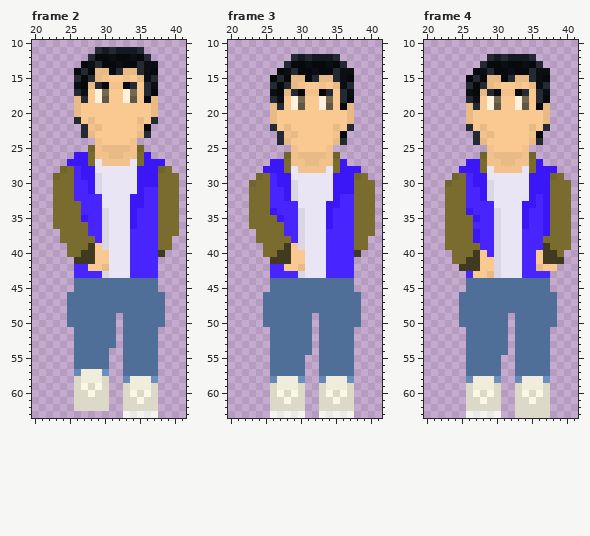
Edited in one commit: pixel-art file (Assets/art/hamilton/Characters/Hef/HefWalkD.aseprite). Above, as it was before the edit.
64x64 pixels, 5 frames. Pixels under 10% opacity are left out. Colours within 5 levels of each other are drawn and written as one. Shown: frame 2: x 20..41, y 10..63; frame 3: x 20..41, y 10..63; frame 4: x 20..41, y 10..63. The commit also changed other frames, which this record leaves out.
And afterwards:
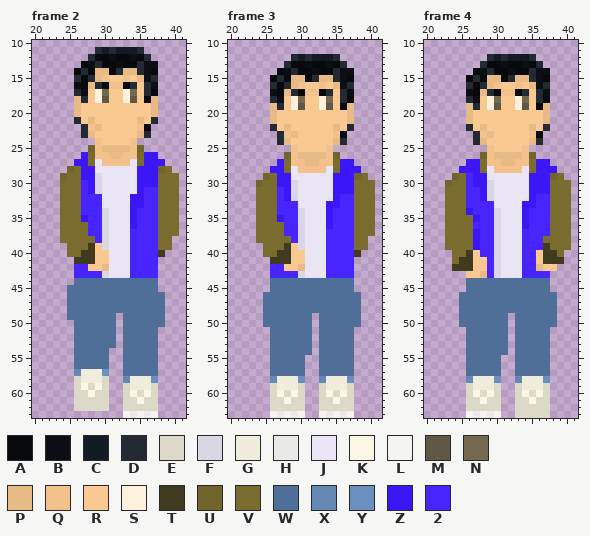
Palette (. is transparent): A #07090c  B #0b0e13  C #141a23  D #232a33  E #ddd9c9  F #dbd6e3  G #f1eddc  H #eae9e7  J #eae5f4  K #fbf7e5  L #f4f3f0  M #605745  N #746850  P #e8ba86  Q #f3c28c  R #fac891  S #fef2dc  T #403a21  U #71652e  V #7a6c2e  W #4f6f99  X #6588b5  Y #6b8fbe  Z #3b16f7  2 #4825ff
Difference:
{"where": "frame 2"}
{"frame":2,"y":26,"x":26,"old":"Z","new":"."}
{"frame":2,"y":26,"x":37,"old":".","new":"Z"}
{"frame":2,"y":27,"x":25,"old":"Z","new":"."}
{"frame":2,"y":28,"x":24,"old":"UV2","new":".UV"}
{"frame":2,"y":29,"x":23,"old":"UV","new":".U"}
{"frame":2,"y":29,"x":26,"old":"2","new":"V"}
{"frame":2,"y":30,"x":23,"old":"V","new":"."}
{"frame":2,"y":30,"x":26,"old":"2","new":"V"}
{"frame":2,"y":31,"x":23,"old":"V","new":"."}
{"frame":2,"y":31,"x":26,"old":"2","new":"V"}
{"frame":2,"y":32,"x":23,"old":"V","new":"."}
{"frame":2,"y":32,"x":26,"old":"2","new":"V"}
{"frame":2,"y":33,"x":23,"old":"V","new":"."}
{"frame":2,"y":34,"x":23,"old":"V","new":"."}
{"frame":2,"y":35,"x":23,"old":"V","new":"."}
{"frame":2,"y":36,"x":23,"old":"V","new":"."}
{"frame":2,"y":45,"x":25,"old":".","new":"W"}
{"frame":2,"y":50,"x":25,"old":"W","new":"."}
{"where": "frame 3"}
{"frame":3,"y":27,"x":26,"old":"Z","new":"."}
{"frame":3,"y":27,"x":37,"old":".","new":"Z"}
{"frame":3,"y":28,"x":25,"old":"Z","new":"."}
{"frame":3,"y":29,"x":24,"old":"UV2","new":".UV"}
{"frame":3,"y":30,"x":23,"old":"UV","new":".U"}
{"frame":3,"y":30,"x":26,"old":"2","new":"V"}
{"frame":3,"y":31,"x":23,"old":"V","new":"."}
{"frame":3,"y":31,"x":26,"old":"2","new":"V"}
{"frame":3,"y":32,"x":23,"old":"V","new":"."}
{"frame":3,"y":32,"x":26,"old":"2","new":"V"}
{"frame":3,"y":33,"x":23,"old":"V","new":"."}
{"frame":3,"y":33,"x":26,"old":"2","new":"V"}
{"frame":3,"y":34,"x":23,"old":"V","new":"."}
{"frame":3,"y":34,"x":26,"old":"Z","new":"V"}
{"frame":3,"y":35,"x":23,"old":"V","new":"."}
{"frame":3,"y":36,"x":23,"old":"V","new":"."}
{"where": "frame 4"}
{"frame":4,"y":27,"x":37,"old":".","new":"Z"}
{"frame":4,"y":32,"x":37,"old":"Z","new":"2"}
{"frame":4,"y":33,"x":37,"old":"Z","new":"2"}
{"frame":4,"y":34,"x":37,"old":"Z","new":"2"}
{"frame":4,"y":35,"x":37,"old":"Z","new":"2"}
{"frame":4,"y":36,"x":37,"old":"Z","new":"2"}
{"frame":4,"y":37,"x":37,"old":"Z","new":"2"}
{"frame":4,"y":39,"x":27,"old":"V","new":"Z"}
{"frame":4,"y":40,"x":26,"old":"VTR","new":"TR2"}
{"frame":4,"y":41,"x":25,"old":"V","new":"T"}
{"frame":4,"y":41,"x":27,"old":"T","new":"R"}
{"frame":4,"y":41,"x":29,"old":"R","new":"2"}
{"frame":4,"y":42,"x":24,"old":".","new":"T"}
{"frame":4,"y":42,"x":27,"old":"T","new":"R"}
{"frame":4,"y":42,"x":29,"old":"R","new":"2"}
{"frame":4,"y":43,"x":26,"old":"2","new":"R"}
{"frame":4,"y":43,"x":28,"old":"RP","new":"P2"}
